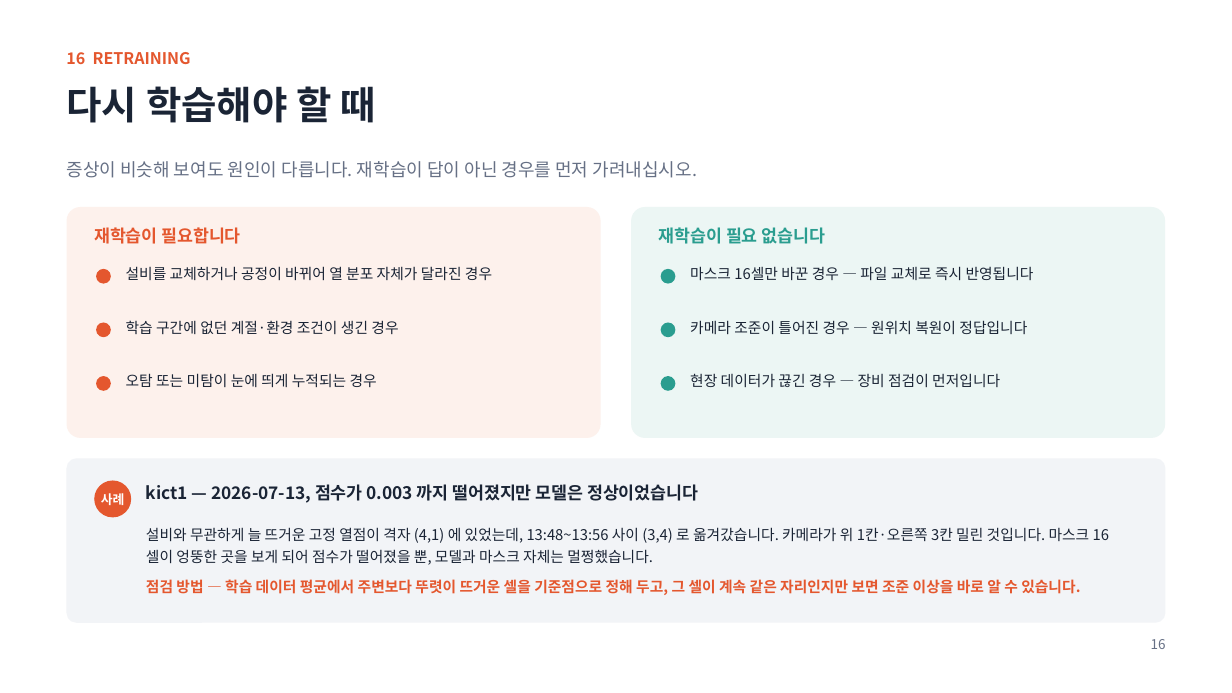
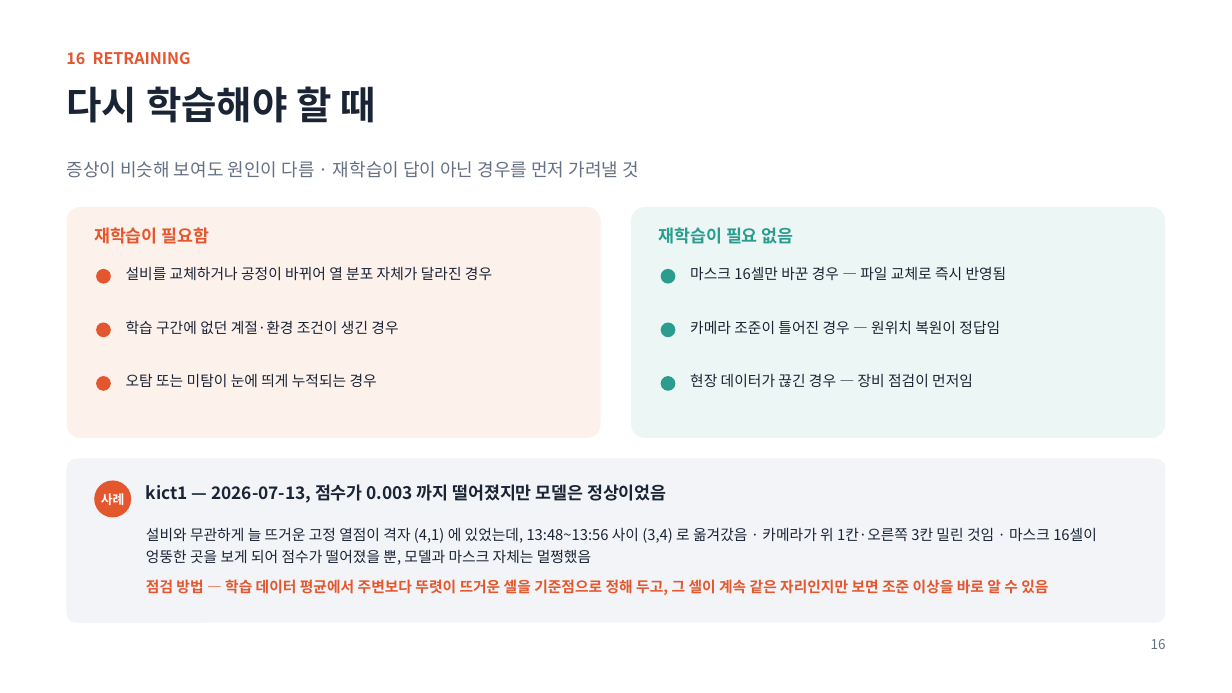
Before and after one commit to oskwon65/MultiModal_FireCam, a slide deck: slide 17 of 멀티모달_화재감지_분석서버_설치매뉴얼.pptx. Drawn at 1232x693 pixels with LibreOffice and Linux fonts; fonts in the diff are those of the drawing. Boxes give left, top, right and bottom in pixels: in the first picture for what was removed or moved away, otherwise in the second. Text is boxed around its words. In the diff, an @@ line names an element or a change of style, - is before the commit and + after.

```diff
--- a/멀티모달_화재감지_분석서버_설치매뉴얼.pptx
+++ b/멀티모달_화재감지_분석서버_설치매뉴얼.pptx
@@ text at (66, 161, 639, 178): text changed @@
-증상이 비슷해 보여도 원인이 다릅니다. 재학습이 답이 아닌 경우를 먼저 가려내십시오.
+증상이 비슷해 보여도 원인이 다름 · 재학습이 답이 아닌 경우를 먼저 가려낼 것
@@ text at (94, 227, 210, 244): text changed @@
-재학습이 필요합니다
+재학습이 필요함
@@ text at (659, 227, 794, 244): text changed @@
-재학습이 필요 없습니다
+재학습이 필요 없음
@@ text at (690, 266, 1007, 280): text changed @@
-마스크 16셀만 바꾼 경우 — 파일 교체로 즉시 반영됩니다
+마스크 16셀만 바꾼 경우 — 파일 교체로 즉시 반영됨
@@ text at (690, 320, 1000, 334): text changed @@
-카메라 조준이 틀어진 경우 — 원위치 복원이 정답입니다
+카메라 조준이 틀어진 경우 — 원위치 복원이 정답임
@@ text at (690, 373, 973, 387): text changed @@
-현장 데이터가 끊긴 경우 — 장비 점검이 먼저입니다
+현장 데이터가 끊긴 경우 — 장비 점검이 먼저임
@@ text at (146, 484, 666, 503): text changed @@
-kict1 — 2026-07-13, 점수가 0.003 까지 떨어졌지만 모델은 정상이었습니다
+kict1 — 2026-07-13, 점수가 0.003 까지 떨어졌지만 모델은 정상이었음
@@ text at (146, 527, 1097, 596): text changed @@
-설비와 무관하게 늘 뜨거운 고정 열점이 격자 (4,1) 에 있었는데, 13:48~13:56 사이 (3,4) 로 옮겨갔습니다. 카메라가 위 1칸·오른쪽 3칸 밀린 것입니다. 마스크 16셀이 엉뚱한 곳을 보게 되어 점수가 떨어졌을 뿐, 모델과 마스크 자체는 멀쩡했습니다.
-점검 방법 — 학습 데이터 평균에서 주변보다 뚜렷이 뜨거운 셀을 기준점으로 정해 두고, 그 셀이 계속 같은 자리인지만 보면 조준 이상을 바로 알 수 있습니다.
+설비와 무관하게 늘 뜨거운 고정 열점이 격자 (4,1) 에 있었는데, 13:48~13:56 사이 (3,4) 로 옮겨갔음 · 카메라가 위 1칸·오른쪽 3칸 밀린 것임 · 마스크 16셀이 엉뚱한 곳을 보게 되어 점수가 떨어졌을 뿐, 모델과 마스크 자체는 멀쩡했음
+점검 방법 — 학습 데이터 평균에서 주변보다 뚜렷이 뜨거운 셀을 기준점으로 정해 두고, 그 셀이 계속 같은 자리인지만 보면 조준 이상을 바로 알 수 있음
```
Also in this commit, not shown: 31 other slides changed, 5 slides added, 50 other files.
